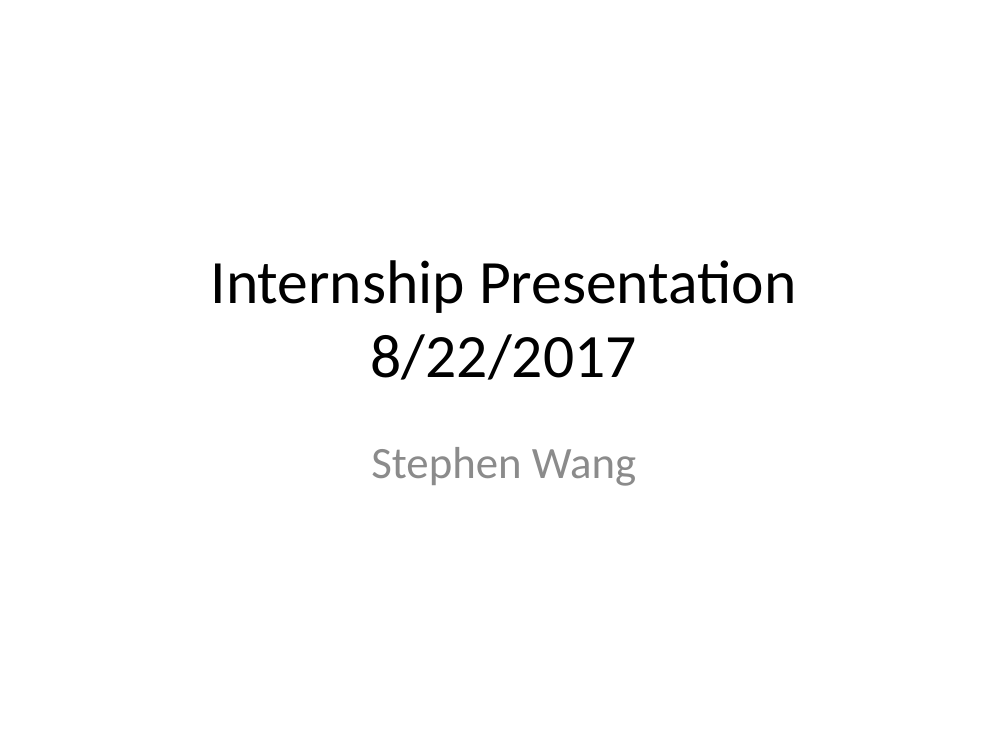
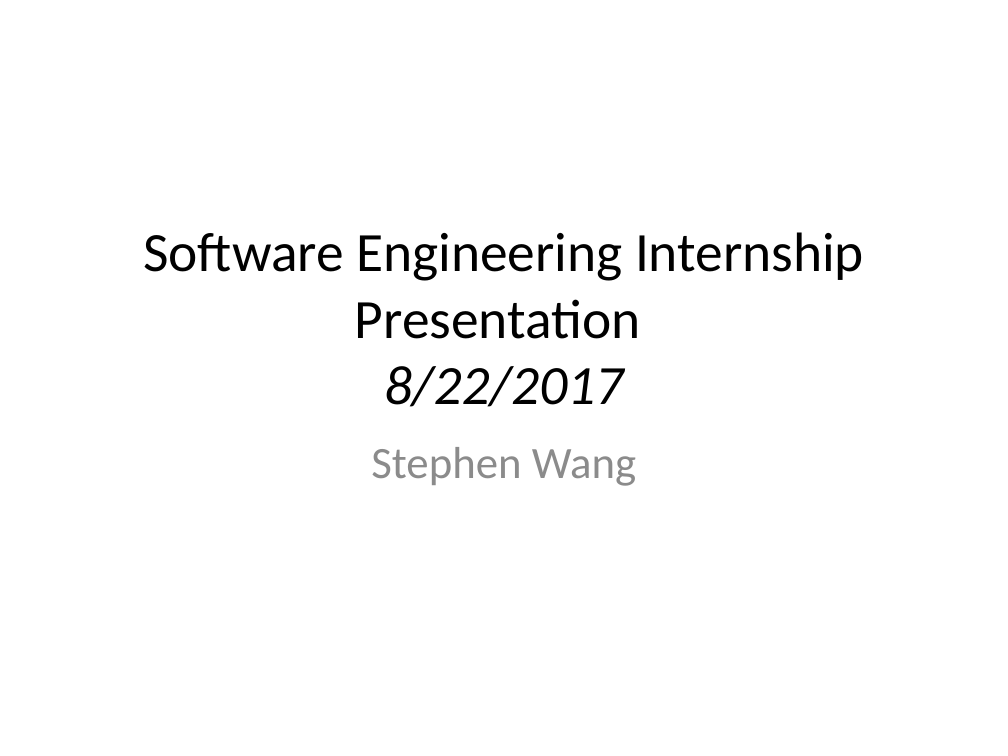
Before and after one commit to StephenWang123/myApp, a slide deck: slide 1 of internPresentation.pptx. Drawn at 1008x756 pixels with LibreOffice and Linux fonts; fonts in the diff are those of the drawing; background and template pictures are left out. Boxes give left, top, right and bottom in pixels: in the first picture for what was removed or moved away, otherwise in the second. Text is boxed around its words. In the diff, an @@ line names an element or a change of style, - is before the commit and + after.

```diff
--- a/internPresentation.pptx
+++ b/internPresentation.pptx
@@ title at box(143, 232, 864, 407): text changed; size 44 to 39.6 pt @@
-Internship Presentation 8/22/2017
+Software Engineering Internship Presentation
+8/22/2017
```
Also in this commit, not shown: 2 other slides changed, 1 slide added, 1 slide removed.
